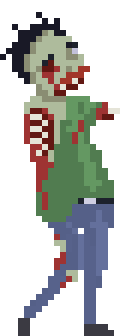
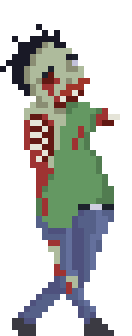
Layered file, before and after one edit (132px x 336px). Changes by layer:
showed "frame14", painted on it over bbox(0, 24, 120, 336)
hid "frame6", painted on it over bbox(0, 12, 120, 336)
